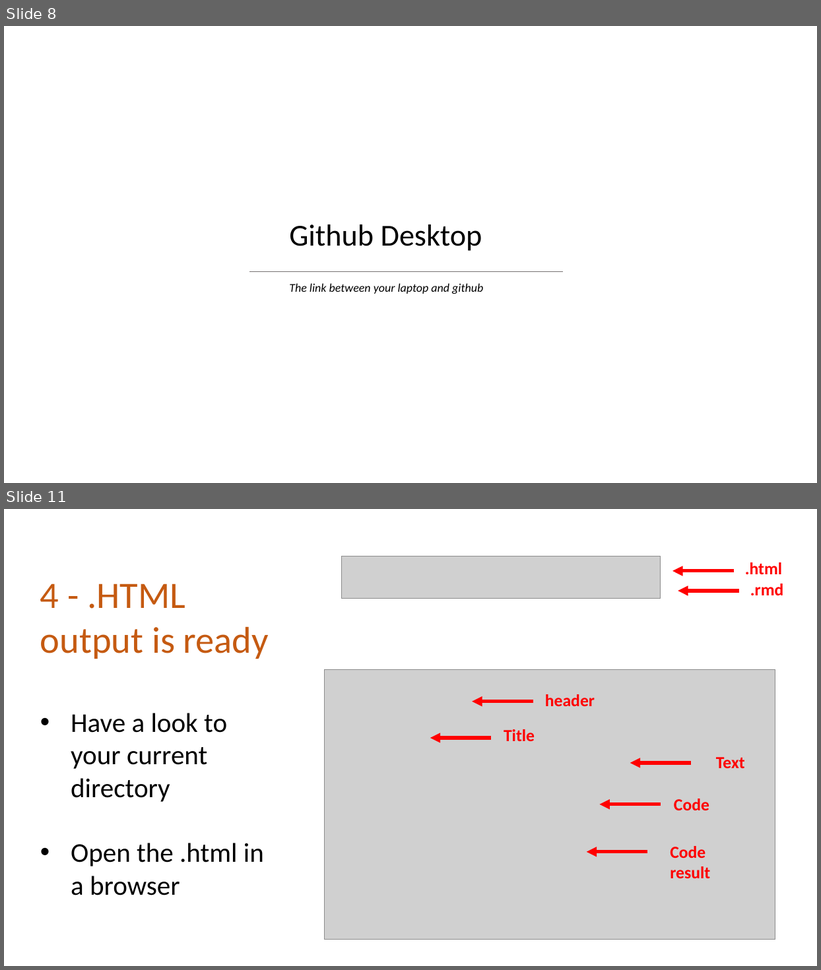
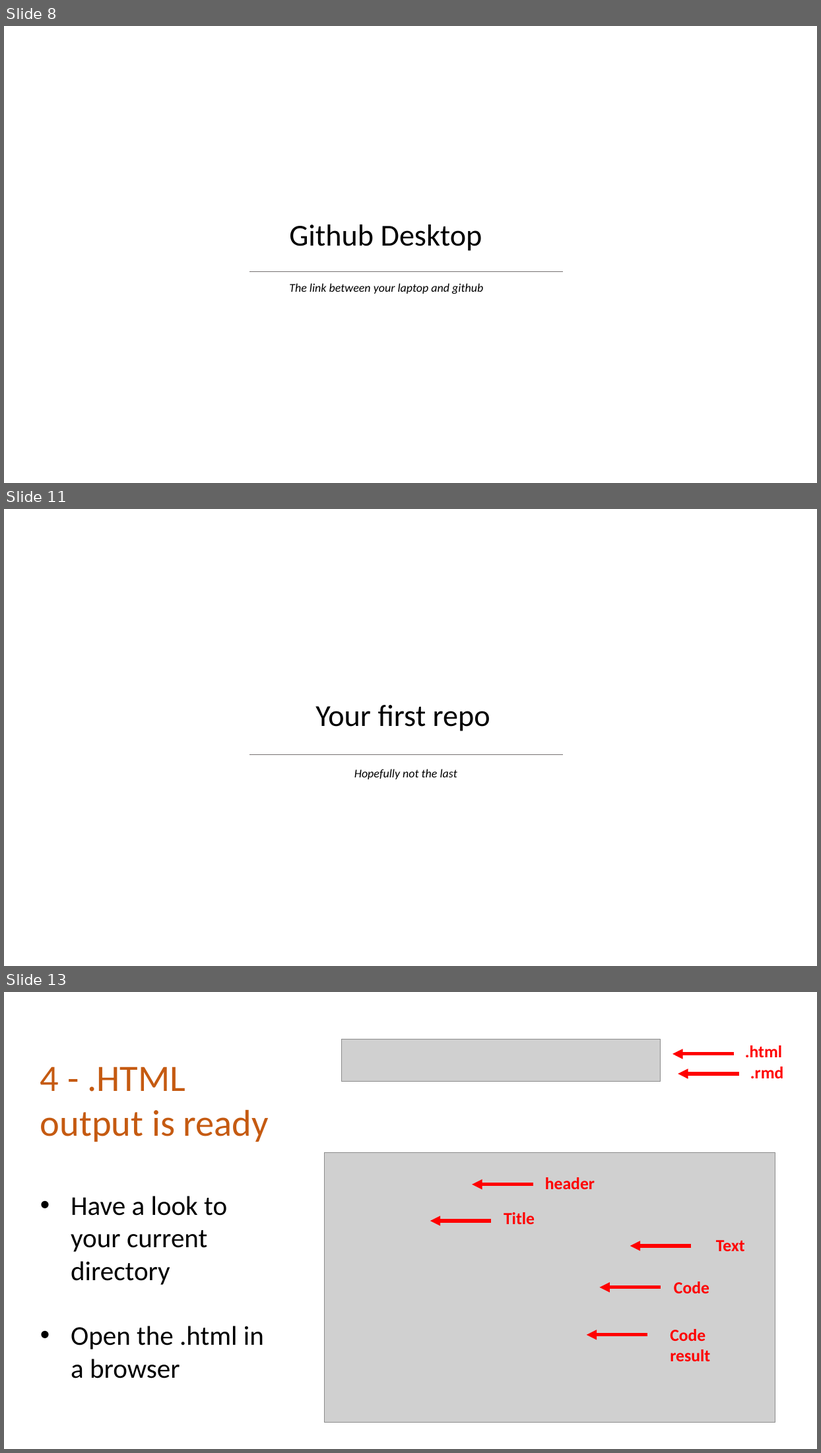
Before and after one commit to holtzy/Teaching, a slide deck: Intro_Github.pptx. Shown one above the other, each under a label of ours: slides 8 and 11 before the commit, slides 8, 11 and 13 after it; the slides between them are not shown. The pictures are 821x970 and 821x1453 pixels, drawn with LibreOffice and Linux fonts; fonts in the diff are those of the drawing; grey boxes stand for pictures; background and template pictures are left out. Boxes give left, top, right and bottom in pixels: in the first picture for what was removed or moved away, otherwise in the second. Text is boxed around its words. In the diff, an @@ line names an element or a change of style, - is before the commit and + after.

```diff
--- a/Intro_Github.pptx
+++ b/Intro_Github.pptx
@@ slide 11 added at (4, 509, 817, 966), background picture (left out) @@
@@ text added at (316, 705, 490, 731), 36 pt, text #000000 @@
+Your first repo
@@ line added from (250, 755) to (563, 755), #767171 0.5 pt @@
@@ text added at (354, 769, 457, 780), 14 pt, text #000000, italic @@
+Hopefully not the last
@@ what was slide 11 is now slide 13 @@
```
Also in this commit, not shown: 1 slide changed, 2 other slides added, 1 slide removed, 1 other file.
